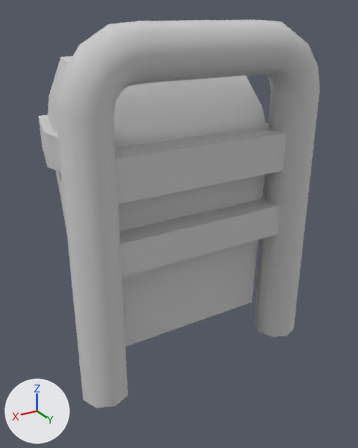
An edit to the FBX model Assets/_Assets/Models/trashcan_04.fbx, drawn before and after from the same camera.
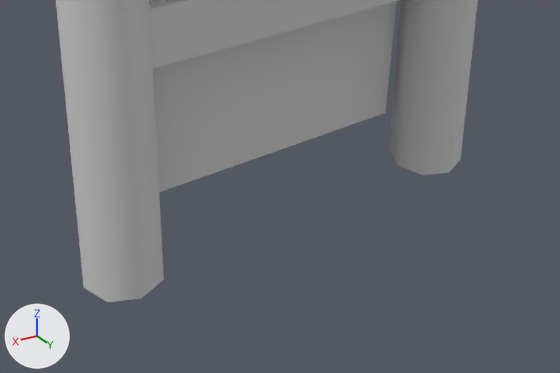
Each version is shown whole from a camera (50 mm lens) standing at (0.497, 0.917, 0.703) and looking at (-0.027, 0.044, 0.266), then close up on the part from 10% to 98% of the width and 53% to 100% of the height. The axes (+X, +Y, +Z) are drawn at lower left. The lights are the same throughout. Where no turn or scale is listed for an object, it has been applied to the vertices.

Before the edit, the objects in view are built like this:
```python
me_mesh = bpy.data.meshes.new('Mesh')
me_mesh.from_pydata(...)  # 153 vertices, 129 faces; spans x -0.267..0.267, y -0.217..0.217, z 0.003..0.689
me_mesh.materials.append(mat_gray_simple)  # light grey #cacaca
# before: 25 (0.267, 0.17, 0.003) at pixel (83, 287), 26 (0.253, 0.136, 0.003), 27 (0.22, 0.122, 0.003), 28 (0.186, 0.136, 0.003), 29 (0.172, 0.17, 0.003) at pixel (162, 257)
# before: 30 (0.186, 0.203, 0.003) at pixel (163, 279), 31 (0.22, 0.217, 0.003) at pixel (141, 298), 32 (0.253, 0.203, 0.003) at pixel (107, 302)
# before: 113 (-0.267, 0.17, 0.003), 114 (-0.253, 0.136, 0.003), 115 (-0.22, 0.122, 0.003), 116 (-0.186, 0.136, 0.003) at pixel (389, 149), 117 (-0.172, 0.17, 0.003) at pixel (397, 165)
# before: 118 (-0.186, 0.203, 0.003) at pixel (422, 175), 119 (-0.22, 0.217, 0.003) at pixel (448, 172), 120 (-0.253, 0.203, 0.003) at pixel (460, 159)
ob_trashcan_04 = bpy.data.objects.new('trashcan_04', me_mesh)
ob_trashcan_04.location = (0.0, 0.0, 0.0)
```
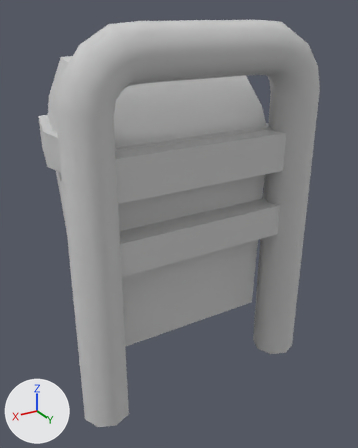
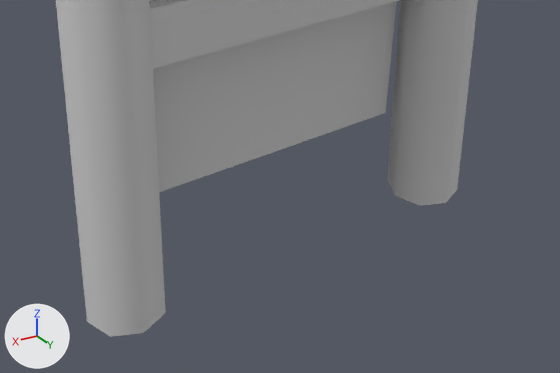
The newer file is also turned or shifted as a whole; pictures and numbers use the older file's frame.

Patch to the scene script:
```diff
--- a/Assets/_Assets/Models/trashcan_04.fbx.py
+++ b/Assets/_Assets/Models/trashcan_04.fbx.py
@@ me_mesh @@
 me_mesh.from_pydata(...)  # 153 vertices, 129 faces; spans x -0.267..0.267, y -0.217..0.217, z 0.003..0.689
 # used by ob_trashcan_04; location = (0.0, 0.0, 0.0)
+# me_mesh part 1
+for i in [*range(25, 33)]: me_mesh.vertices[i].co += Vector((0.0, 0.0, -0.049))
+# me_mesh part 2
+for i in [*range(113, 121)]: me_mesh.vertices[i].co += Vector((0.0, 0.0, -0.049))
 me_mesh.materials.append(mat_gray_simple)
```

What differs and where, as boxes [x1, y1, x2, y2] in the close-ups (560 x 373 px; the box of a moved part takes in the faces that stretch with it):
'trashcan_04', reshaped
    before: [56, 0, 478, 302]
    after: [56, 0, 478, 337]
part 1 of me_mesh, moved or reshaped
    before: [56, 0, 164, 302]
    after: [56, 0, 166, 337]
part 2 of me_mesh, moved or reshaped
    before: [390, 0, 478, 175]
    after: [388, 0, 478, 206]
